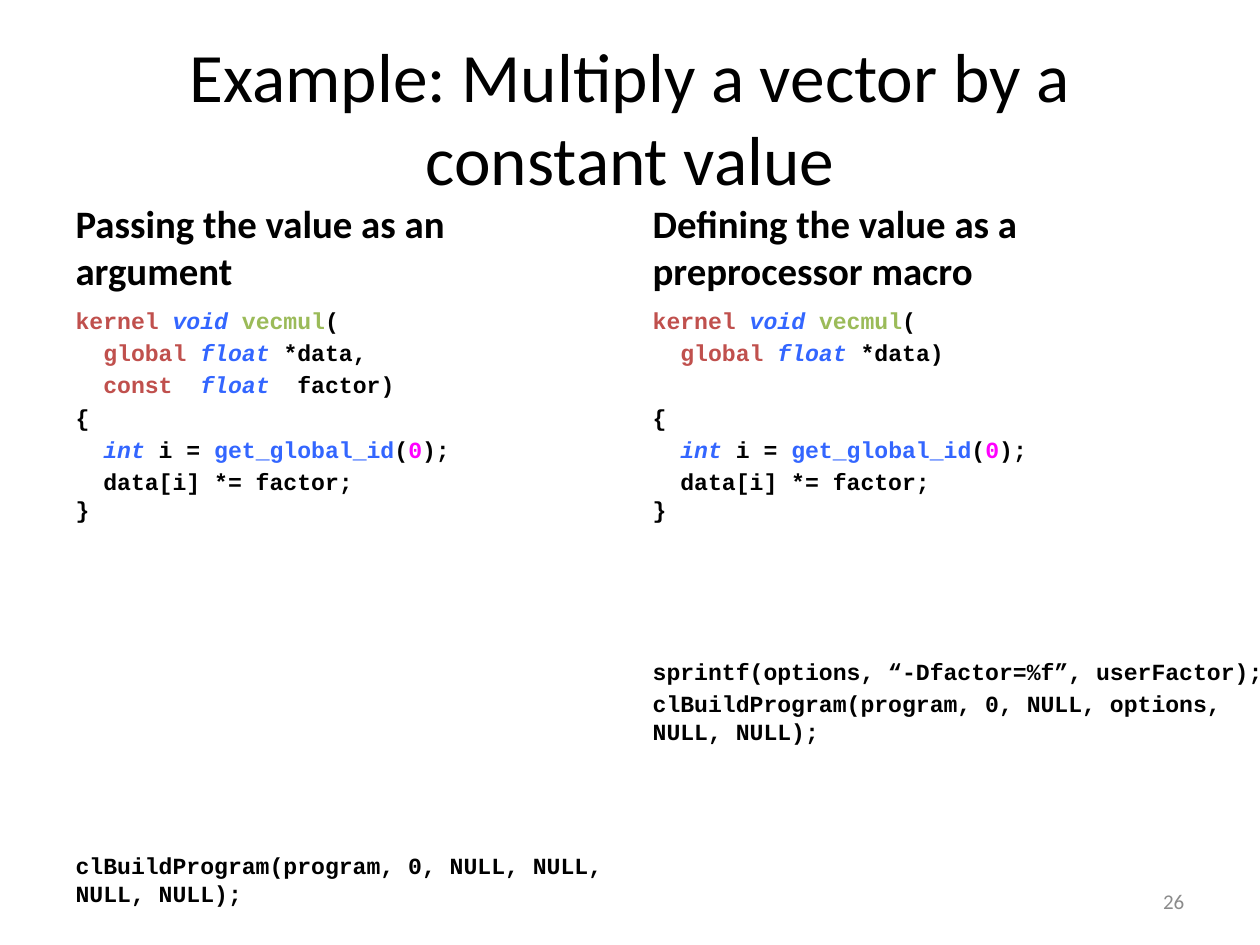
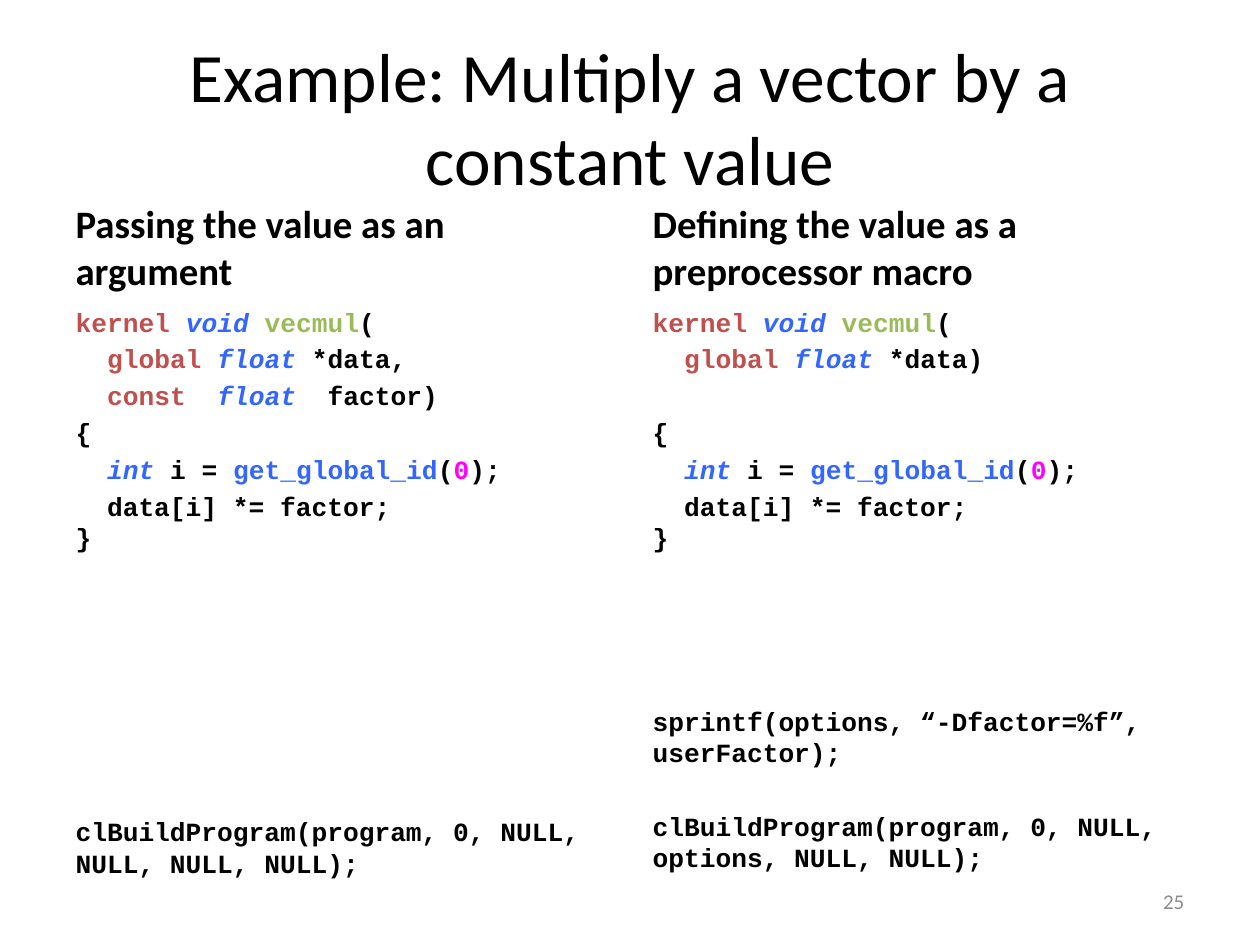
Before and after one commit to UoB-HPC/opencl-training-slides, a slide deck: slide 25 of advanced_part2.pptx (slide 26 before the commit). Drawn at 1260x945 pixels with LibreOffice and Linux fonts; fonts in the diff are those of the drawing. Boxes give left, top, right and bottom in pixels: in the first picture for what was removed or moved away, otherwise in the second. Text is boxed around its words. In the diff, an @@ line names an element or a change of style, - is before the commit and + after.

Commit message:
Minor tweaks

```diff
--- a/advanced_part2.pptx
+++ b/advanced_part2.pptx
@@ text "kernel void vecmul(" at <box>76,313,579,879</box>: size 13.2 to 15 pt @@
@@ text "kernel void vecmul(" at <box>653,313,1156,873</box>: size 13.2 to 15 pt @@
@@ page number at <box>1163,895,1184,909</box>: text changed @@
-26
+25
```
Also in this commit, not shown: 2 other slides changed, 1 slide removed.
